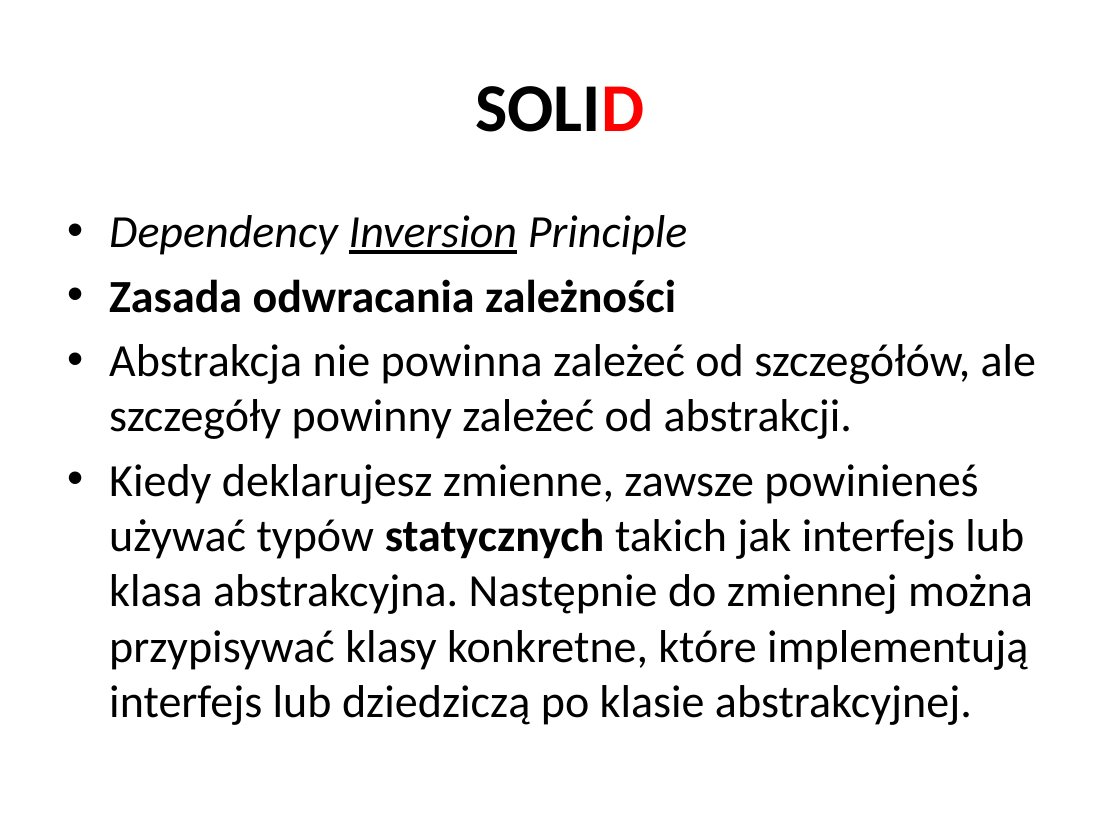
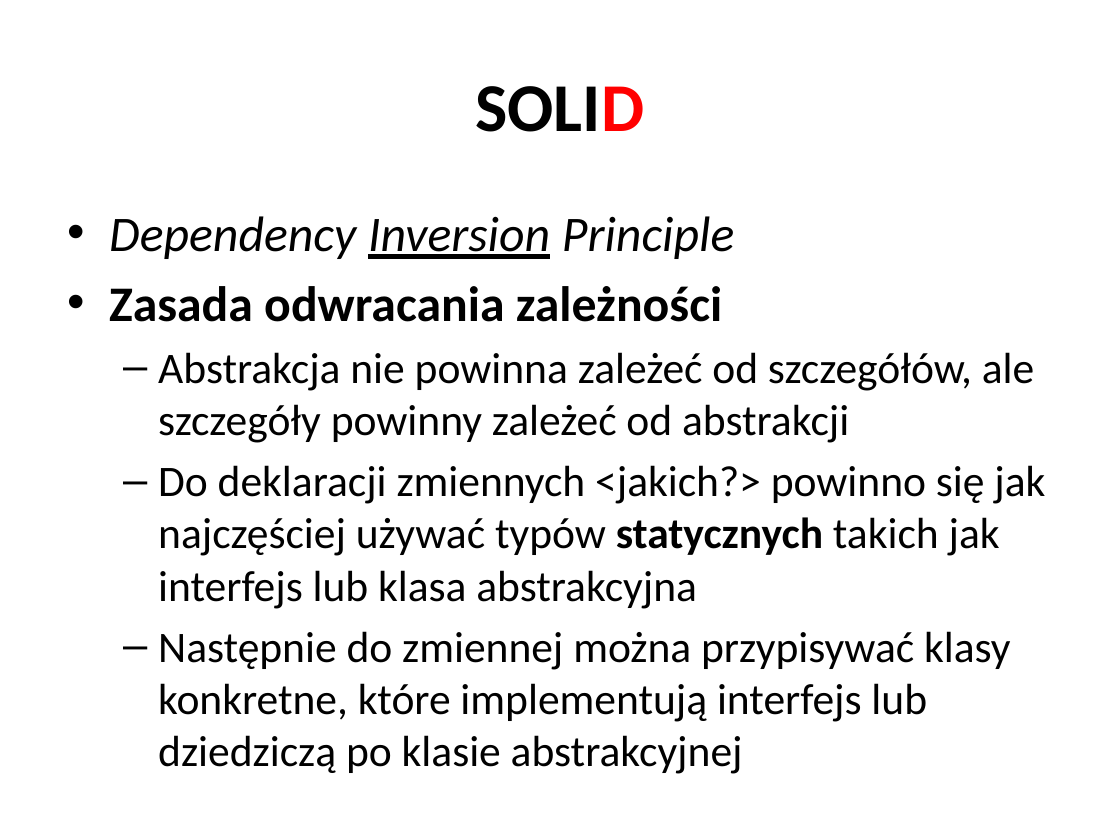
Before and after one commit to vantale/SOLID, a slide deck: slide 10 of CleanCode/Docs/Wprowadzenie do SOLID&CleanCode.pptx (slide 8 before the commit). Drawn at 1120x840 pixels with LibreOffice and Linux fonts; fonts in the diff are those of the drawing. Boxes give left, top, right and bottom in pixels: in the first picture for what was removed or moved away, otherwise in the second. Text is boxed around its words. In the diff, an @@ line names an element or a change of style, - is before the commit and + after.

```diff
--- a/CleanCode/Docs/Wprowadzenie do SOLID&CleanCode.pptx
+++ b/CleanCode/Docs/Wprowadzenie do SOLID&CleanCode.pptx
@@ text at bbox=[109, 216, 735, 322]: size 29.6 to 32 pt in "Dependency Inversion Principle", "Zasada odwracania zależności" @@
@@ text at bbox=[158, 352, 1045, 774]: text changed; size 29.6 to 28 pt @@
-• Abstrakcja nie powinna zależeć od szczegółów, ale szczegóły powinny zależeć od abstrakcji.
-• Kiedy deklarujesz zmienne, zawsze powinieneś używać typów statycznych takich jak interfejs lub klasa abstrakcyjna. Następnie do zmiennej można przypisywać klasy konkretne, które implementują interfejs lub dziedziczą po klasie abstrakcyjnej.
+  – Abstrakcja nie powinna zależeć od szczegółów, ale szczegóły powinny zależeć od abstrakcji
+  – Do deklaracji zmiennych <jakich?> powinno się jak najczęściej używać typów statycznych takich jak interfejs lub klasa abstrakcyjna
+  – Następnie do zmiennej można przypisywać klasy konkretne, które implementują interfejs lub dziedziczą po klasie abstrakcyjnej
```
Also in this commit, not shown: 49 other slides changed, 15 slides added, 4 slides removed.
